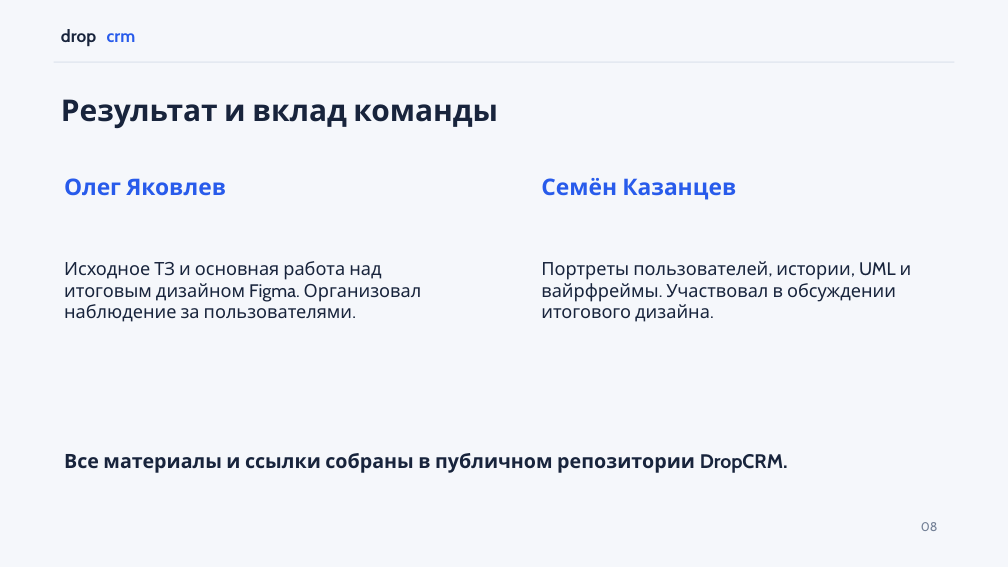
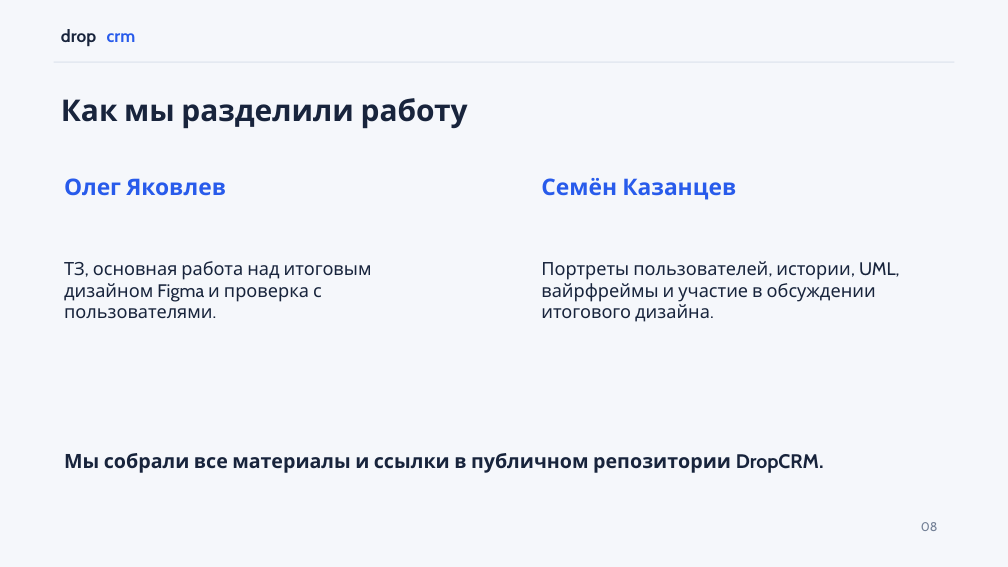
Before and after one commit to wertyqazx/DropCRM, a slide deck: slide 8 of DropCRM_Presentation_2026.pptx. Drawn at 1008x567 pixels with LibreOffice and Linux fonts; fonts in the diff are those of the drawing. Boxes give left, top, right and bottom in pixels: in the first picture for what was removed or moved away, otherwise in the second. Text is boxed around its words. In the diff, an @@ line names an element or a change of style, - is before the commit and + after.

```diff
--- a/DropCRM_Presentation_2026.pptx
+++ b/DropCRM_Presentation_2026.pptx
@@ text at <box>61,98,468,129</box>: text changed @@
-Результат и вклад команды
+Как мы разделили работу
@@ text at <box>64,261,372,318</box>: text changed @@
-Исходное ТЗ и основная работа над итоговым дизайном Figma. Организовал наблюдение за пользователями.
+ТЗ, основная работа над итоговым дизайном Figma и проверка с пользователями.
@@ text at <box>541,261,900,322</box>: text changed @@
-Портреты пользователей, истории, UML и вайрфреймы. Участвовал в обсуждении итогового дизайна.
+Портреты пользователей, истории, UML, вайрфреймы и участие в обсуждении итогового дизайна.
@@ text at <box>64,453,824,473</box>: text changed @@
-Все материалы и ссылки собраны в публичном репозитории DropCRM.
+Мы собрали все материалы и ссылки в публичном репозитории DropCRM.
```
Also in this commit, not shown: 7 other slides changed, 5 other files.
